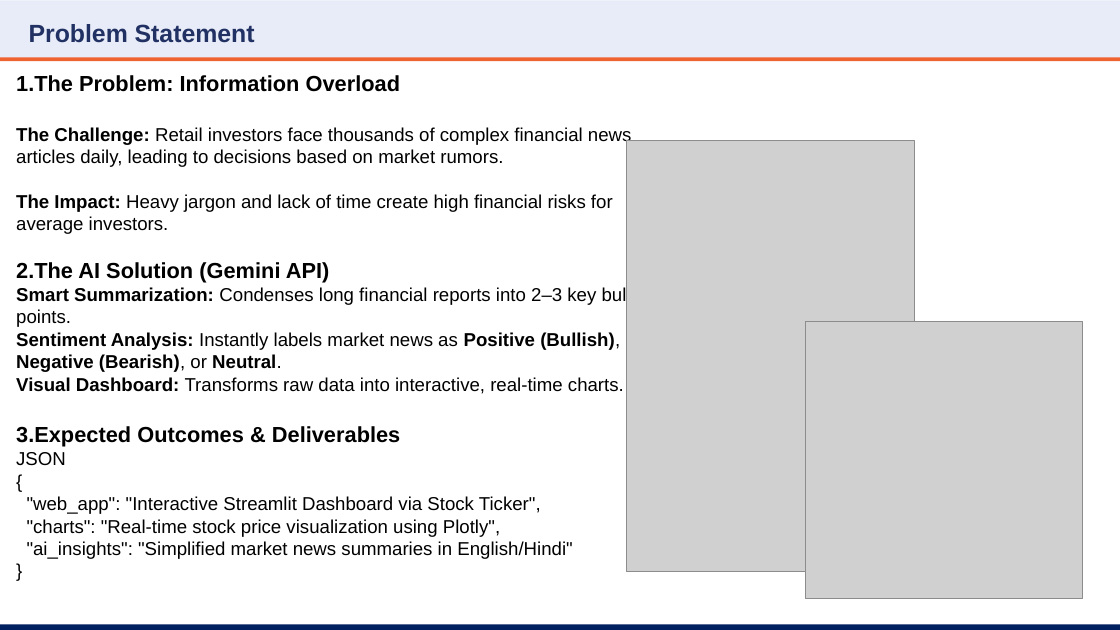
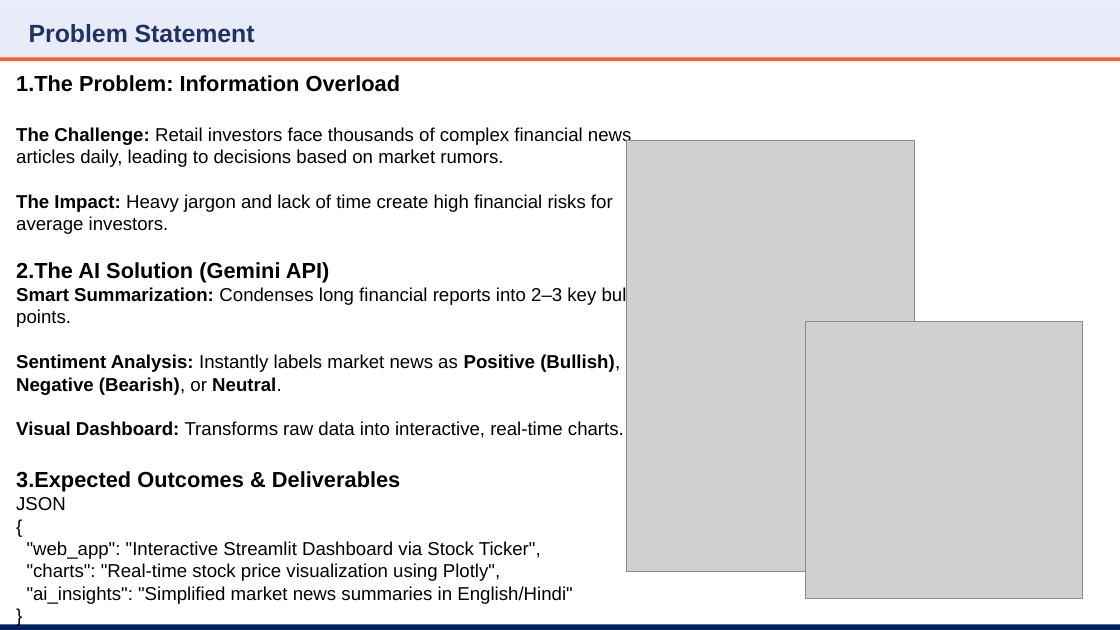
Before and after one commit to alisherpatkhan7-web/Final-Capston-Project-Finance-Generative-AI, a slide deck: slide 2 of Smart_Stock_Market_PPT.pptx. Drawn at 1120x630 pixels with LibreOffice and Linux fonts; fonts in the diff are those of the drawing; grey boxes stand for pictures; background and template pictures are left out. Boxes give left, top, right and bottom in pixels: in the first picture for what was removed or moved away, otherwise in the second. Text is boxed around its words. In the diff, an @@ line names an element or a change of style, - is before the commit and + after.

Commit message:
Initial commit: AI Stock Pro Analyst

```diff
--- a/Smart_Stock_Market_PPT.pptx
+++ b/Smart_Stock_Market_PPT.pptx
@@ text "1.The Problem: Information Overload" rewrapped from bbox=[16, 75, 647, 559] to bbox=[16, 75, 647, 604] @@
```
Also in this commit, not shown: 4 other slides changed, 1 slide added, 5 other files.
